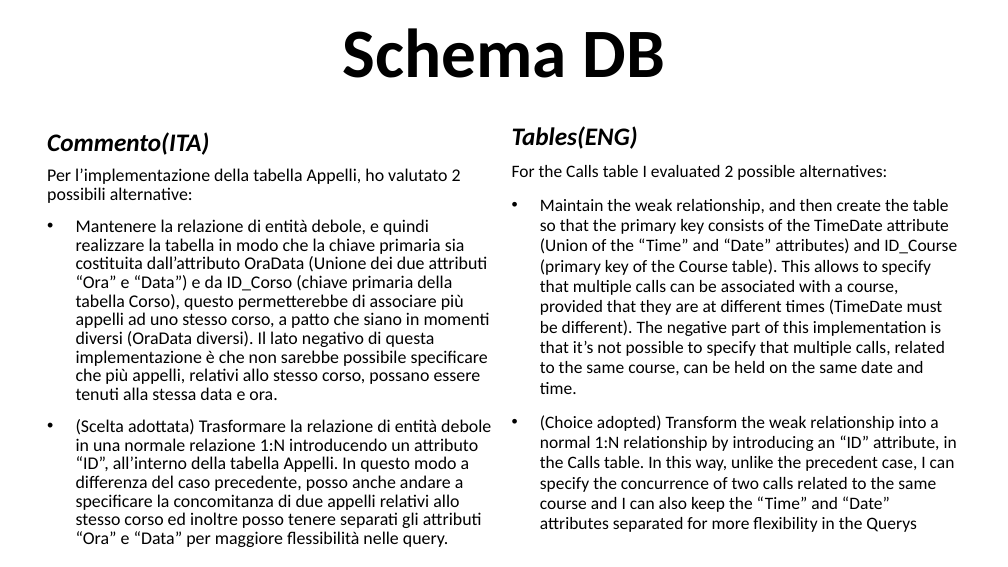
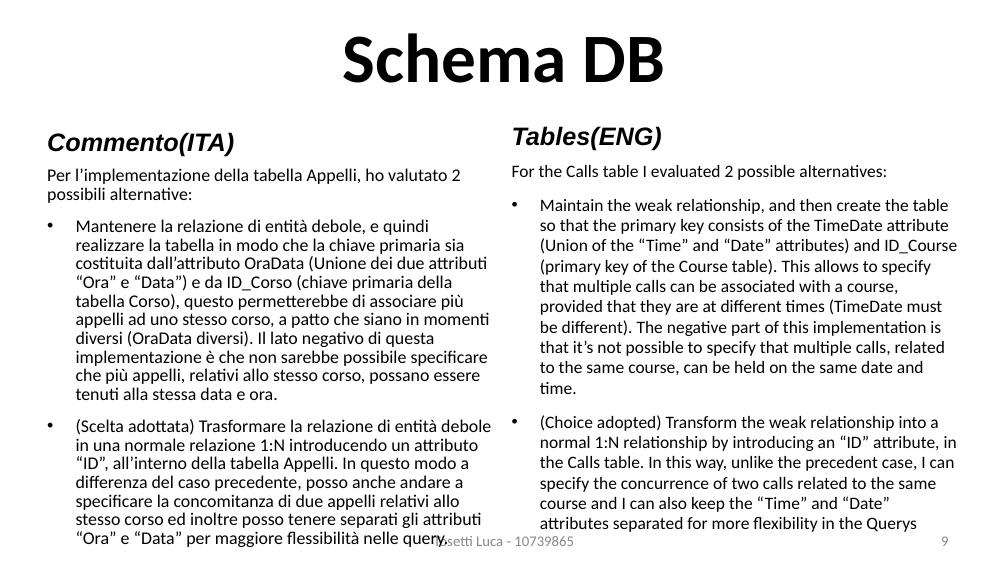
Before and after one commit to LucaTosetti01/ProgettoTIW, a slide deck: slide 9 of PresentazioneProgetto.pptx (slide 8 before the commit). Drawn at 1008x567 pixels with LibreOffice and Linux fonts; fonts in the diff are those of the drawing. Boxes give left, top, right and bottom in pixels: in the first picture for what was removed or moved away, otherwise in the second. Text is boxed around its words. In the diff, an @@ line names an element or a change of style, - is before the commit and + after.

```diff
--- a/PresentazioneProgetto.pptx
+++ b/PresentazioneProgetto.pptx
@@ title "Schema DB" at <box>343,33,664,83</box>: line spacing 0.9 to 1 @@
@@ text at <box>47,132,234,157</box>: font Calibri to Arial in "Commento(ITA)" @@
@@ text at <box>512,126,662,151</box>: font Calibri to Arial in "Tables(ENG)" @@
@@ text added at <box>434,535,574,547</box>, 14 pt, text #888888 @@
+Tosetti Luca - 10739865
@@ page number added at <box>941,536,948,546</box>, 14 pt, text #888888 @@
+9
```
Also in this commit, not shown: 29 other slides changed, 19 slides added, 21 other files.
